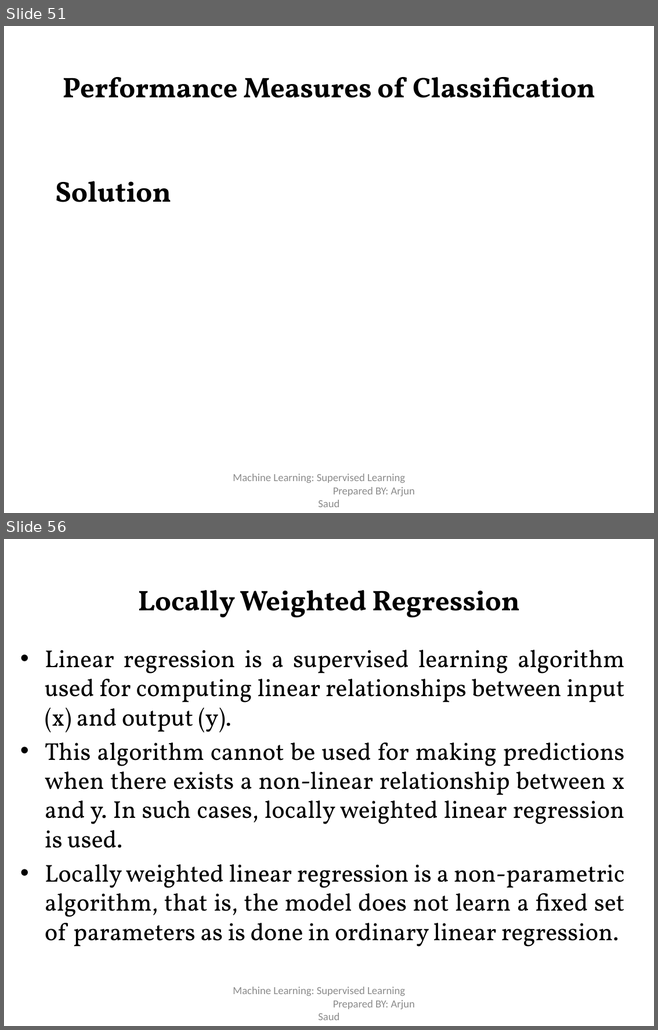
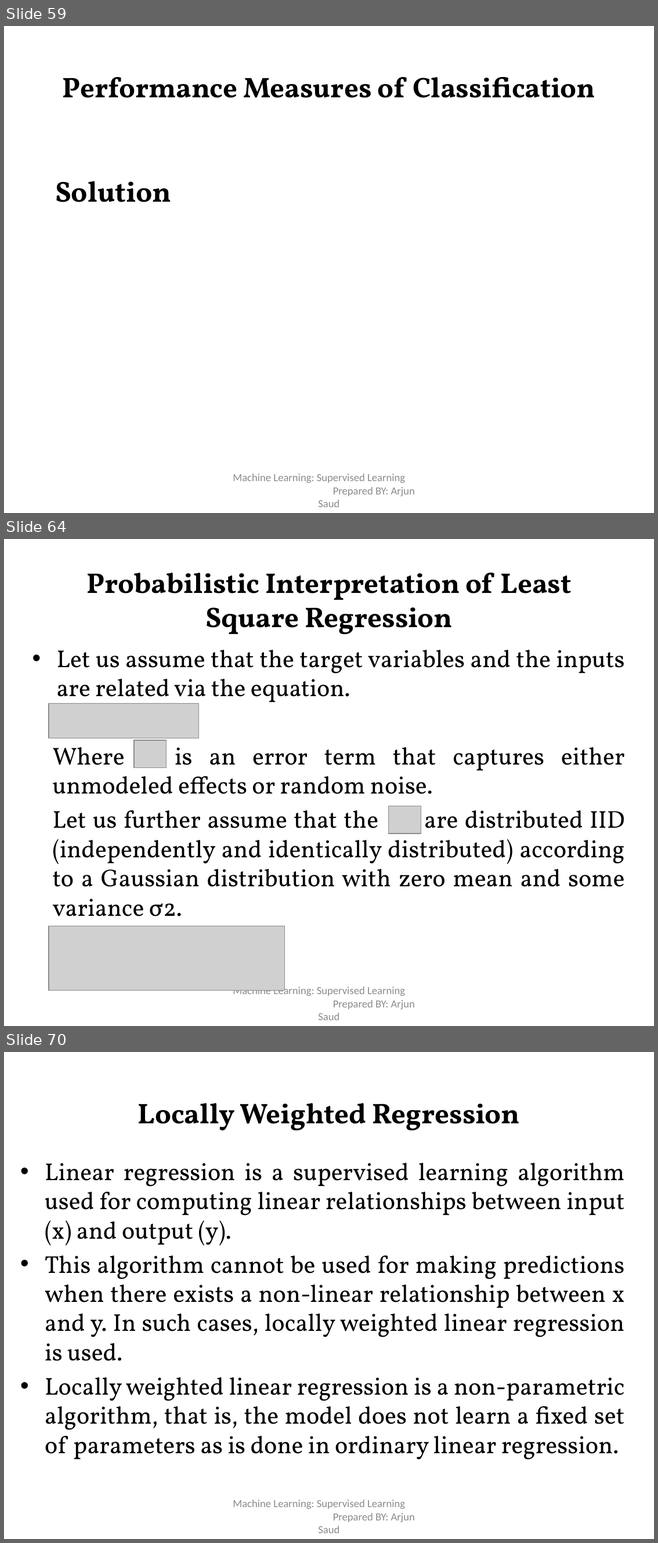
Before and after one commit to risav55/notes, a slide deck: Second Semester/ML/Unit -2 Supervised Learning.pptx. Shown one above the other, each under a label of ours: slides 51 and 56 before the commit, slides 59, 64 and 70 after it; the slides between them are not shown. The pictures are 658x1030 and 658x1543 pixels, drawn with LibreOffice and Linux fonts; fonts in the diff are those of the drawing; grey boxes stand for pictures. Boxes give left, top, right and bottom in pixels: in the first picture for what was removed or moved away, otherwise in the second. Text is boxed around its words. In the diff, an @@ line names an element or a change of style, - is before the commit and + after.

```diff
--- a/Second Semester/ML/Unit -2 Supervised Learning.pptx
+++ b/Second Semester/ML/Unit -2 Supervised Learning.pptx
@@ slide 64 added at (4,539,654,1026), background #FFFFFF @@
@@ title added at (86,573,571,635), 31.5 pt, text #000000, bold @@
+Probabilistic Interpretation of Least Square Regression
@@ text added at (53,650,625,926), 27 pt, text #000000 @@
+• Let us assume that the target variables and the inputs are related via the equation.
+Where is an error term that captures either unmodeled effects or random noise.
+Let us further assume that the are distributed IID (independently and identically distributed) according to a Gaussian distribution with zero mean and some variance σ2.
@@ picture added at (49,703,199,738) @@
@@ picture added at (134,740,166,768) @@
@@ picture added at (389,806,421,834) @@
@@ picture added at (49,926,285,990) @@
@@ text added at (233,986,415,1020), 12 pt, text #8C8C8C @@
+Machine Learning: Supervised Learning Prepared BY: Arjun Saud
@@ what was slide 51 is now slide 59 @@
@@ what was slide 56 is now slide 70 @@
```
Also in this commit, not shown: 6 slides changed, 13 other slides added, 5 other files.
